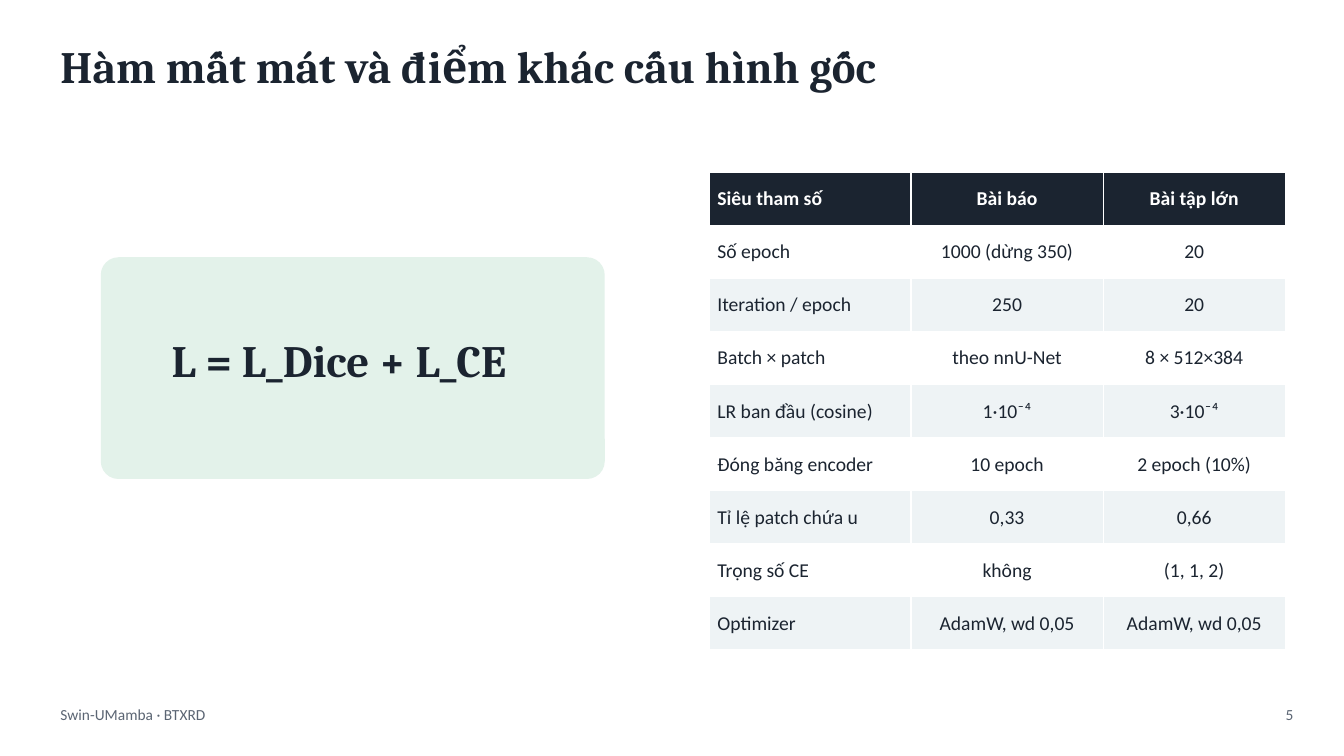
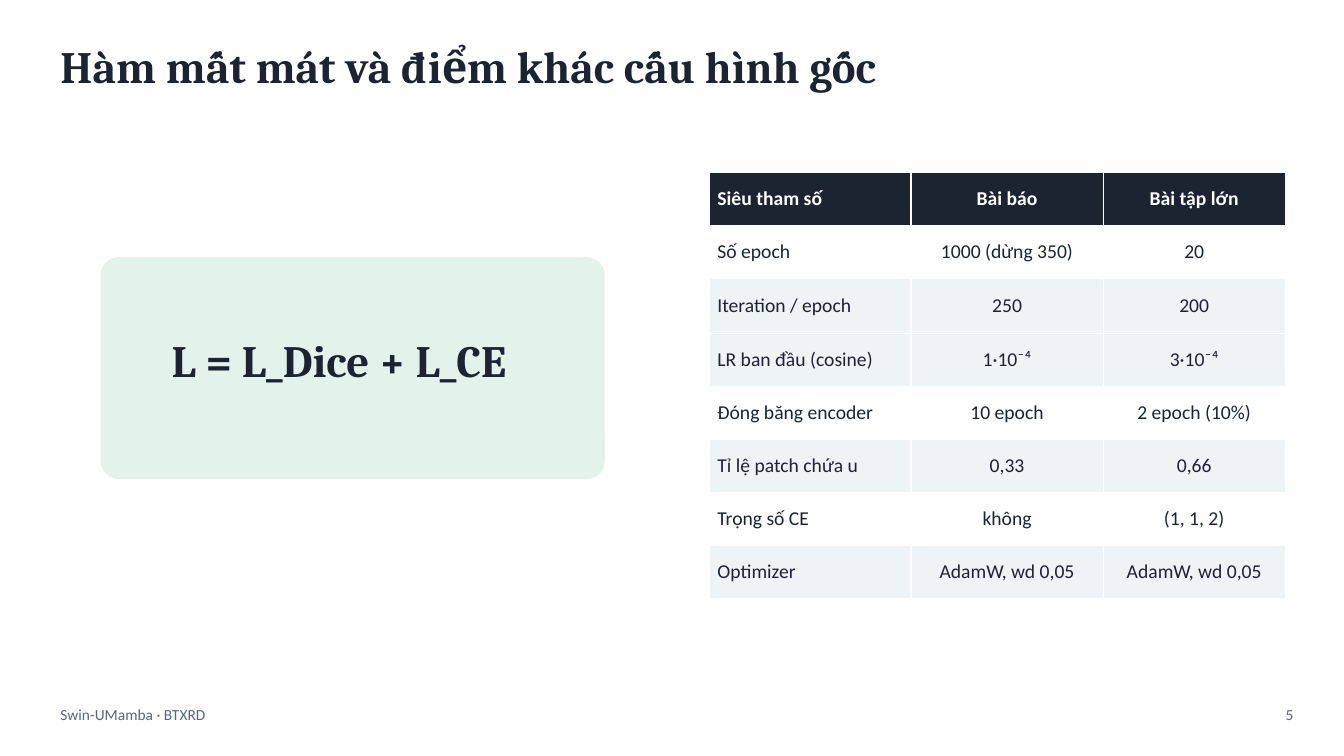
Before and after one commit to 67htb5vn/Swin-UMamba, a slide deck: slide 6 of slide_backup.pptx. Drawn at 1344x756 pixels with LibreOffice and Linux fonts; fonts in the diff are those of the drawing. Boxes give left, top, right and bottom in pixels: in the first picture for what was removed or moved away, otherwise in the second. Text is boxed around its words. In the diff, an @@ line names an element or a change of style, - is before the commit and + after.

```diff
--- a/slide_backup.pptx
+++ b/slide_backup.pptx
@@ table at (710,172,1286,598) @@
-row 3: Iteration / epoch | 250 | 20
-row 4: Batch × patch | theo nnU-Net | 8 × 512×384
+row 3: Iteration / epoch | 250 | 200
```
Also in this commit, not shown: 3 other slides changed, 9 other files.
